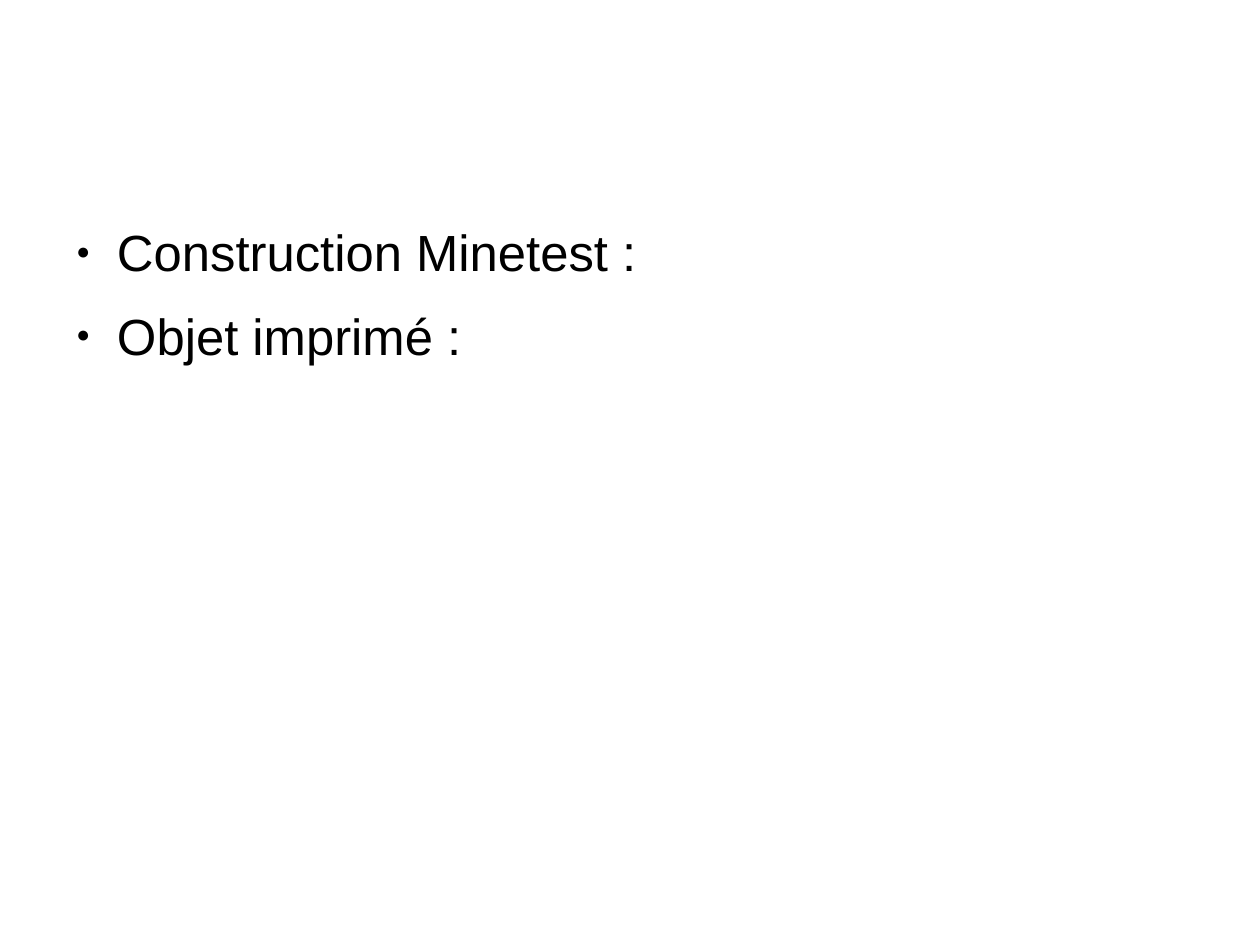
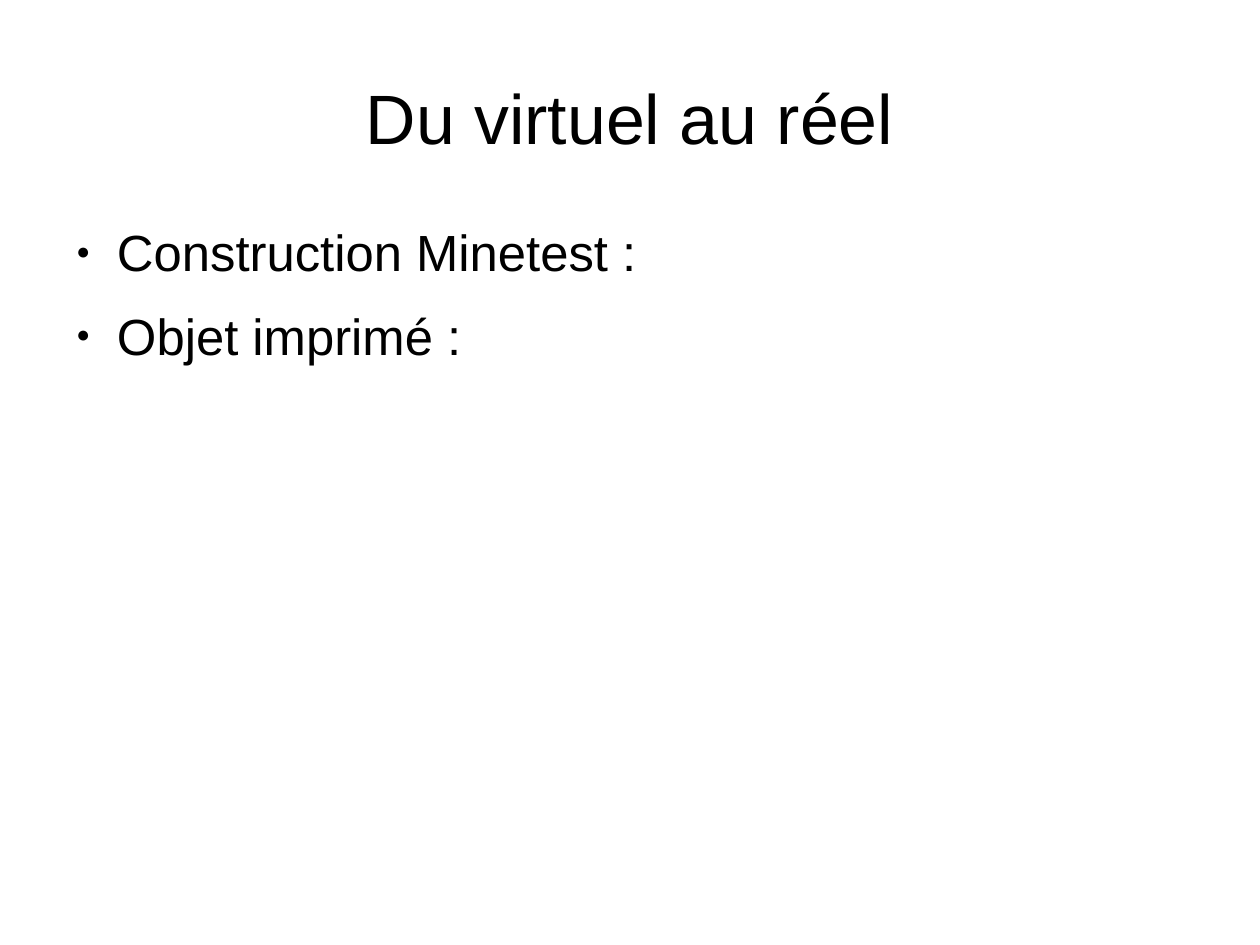
Before and after one commit to HackTechDev/prezminetest, a slide deck: slide 11 of odp/prezminetest.odp (slide 7 before the commit). Drawn at 1260x945 pixels with LibreOffice and Linux fonts; fonts in the diff are those of the drawing. Boxes give left, top, right and bottom in pixels: in the first picture for what was removed or moved away, otherwise in the second. Text is boxed around its words. In the diff, an @@ line names an element or a change of style, - is before the commit and + after.

```diff
--- a/odp/prezminetest.odp
+++ b/odp/prezminetest.odp
@@ title added at <box>366,92,893,145</box>, 44 pt, text #000000 @@
+Du virtuel au réel
```
Also in this commit, not shown: 4 other slides changed, 1 slide added, 1 other file.
